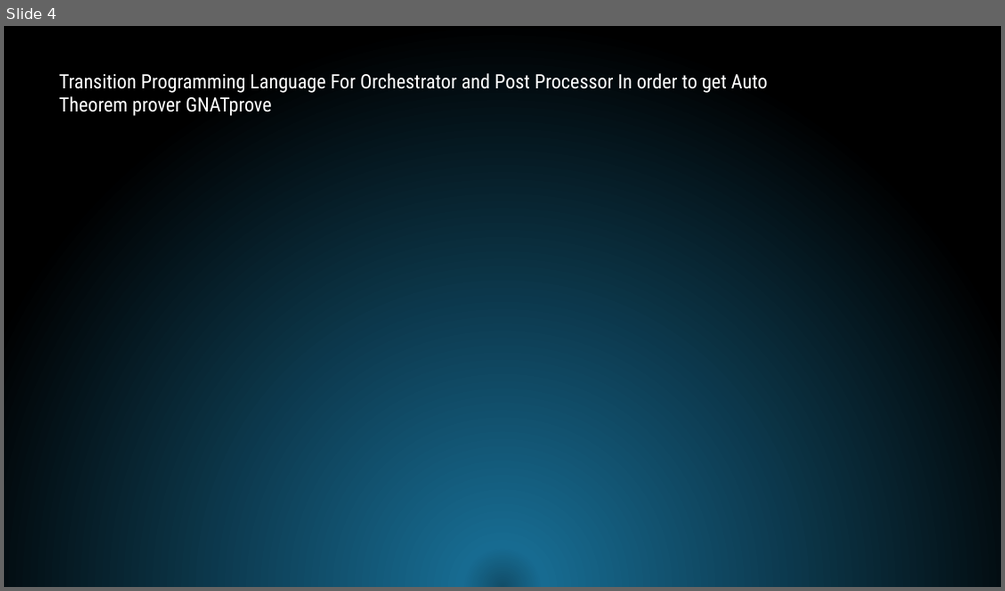
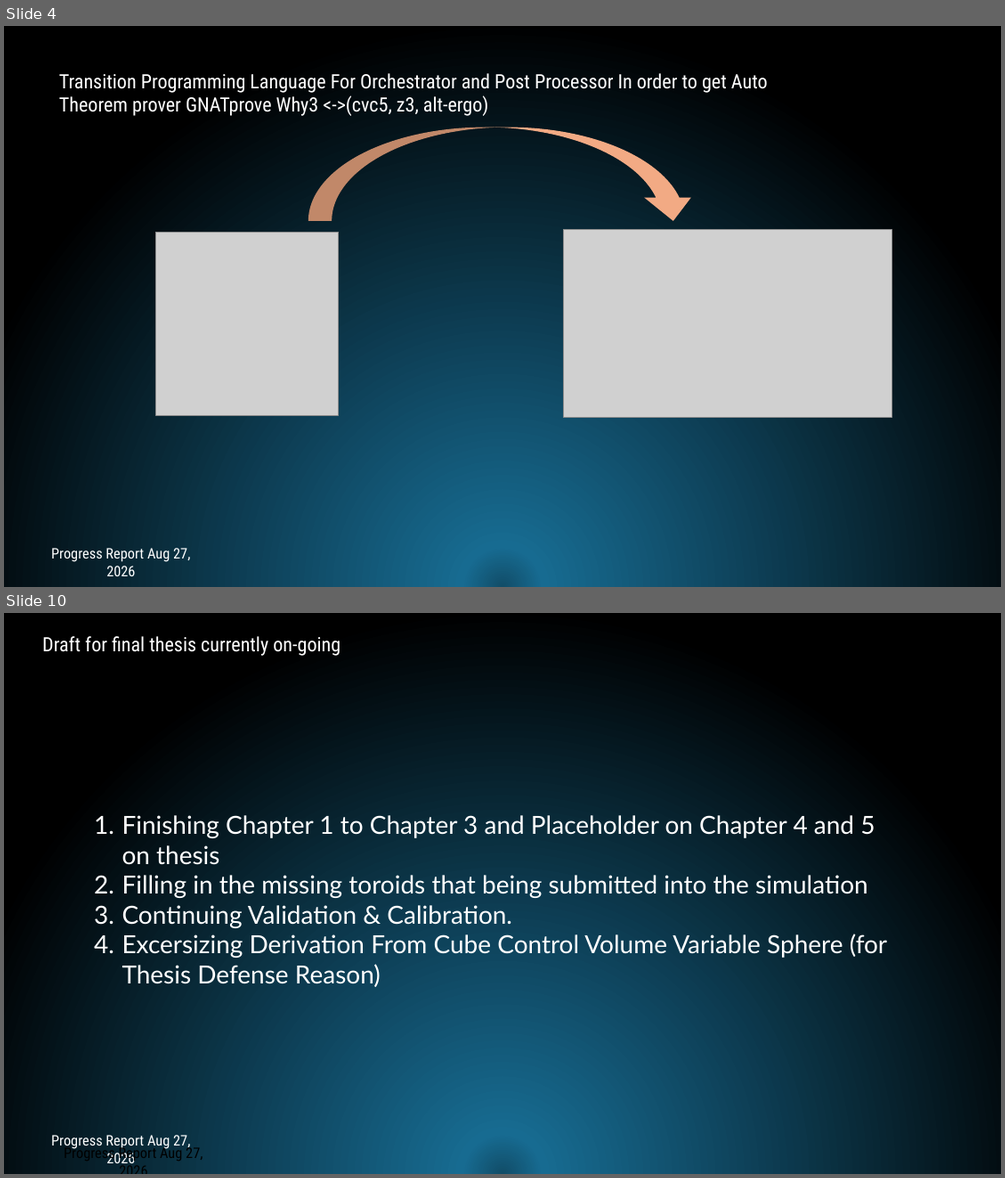
Before and after one commit to albertstarfield/StellarOrion_HypersonicEdition, a slide deck: ProgressReport/Week 12/ProgressReport.pptx. Shown one above the other, each under a label of ours: slide 4 before the commit, slides 4 and 10 after it; the slides between them are not shown. The pictures are 1005x591 and 1005x1178 pixels, drawn with LibreOffice and Linux fonts; fonts in the diff are those of the drawing; grey boxes stand for pictures. Boxes give left, top, right and bottom in pixels: in the first picture for what was removed or moved away, otherwise in the second. Text is boxed around its words. In the diff, an @@ line names an element or a change of style, - is before the commit and + after.

Commit message:
chore: update week-12 progress report, sparta submodule state, and continuity ledger
- ProgressReport/Week 12/ProgressReport.pptx: refreshed presentation.
- sparta: record current submodule working-tree state.
- thoughts/ledgers/CONTINUITY_ses_fcba.md: continuity ledger update.

```diff
--- a/ProgressReport/Week 12/ProgressReport.pptx
+++ b/ProgressReport/Week 12/ProgressReport.pptx
@@ slide 10 added at [4, 613, 1001, 1174], background gradient #114D68 to #176B91 to #000000 @@
@@ text added at [42, 636, 340, 656], 19 pt, text #FFFFFF @@
+Draft for final thesis currently on-going
@@ text added at [122, 815, 887, 987], 24 pt, text #FFFFFF @@
+1. Finishing Chapter 1 to Chapter 3 and Placeholder on Chapter 4 and 5 on thesis
+2. Filling in the missing toroids that being submitted into the simulation
+3. Continuing Validation & Calibration.
+4. Excersizing Derivation From Cube Control Volume Variable Sphere (for Thesis Defense Reason)
@@ text added at [51, 1135, 190, 1151], 14 pt, text #000000 @@
+Progress Report Aug 27, 2026
@@ text added at [64, 1145, 202, 1167], 14 pt, text #FFFFFF @@
+Progress Report Aug 27, 2026
@@ slide 4 changed as well @@
@@ text at [59, 73, 768, 116]: text changed @@
-Transition Programming Language For Orchestrator and Post Processor In order to get Auto Theorem prover GNATprove
+Transition Programming Language For Orchestrator and Post Processor In order to get Auto Theorem prover GNATprove Why3 <->(cvc5, z3, alt-ergo)
@@ curved down arrow added at [308, 127, 696, 220], fill #F2AA84 @@
@@ picture added at [156, 232, 339, 415] @@
@@ picture added at [563, 230, 891, 417] @@
@@ text added at [51, 548, 190, 576], 14 pt, text #FFFFFF @@
+Progress Report Aug 27, 2026
```
Also in this commit, not shown: 1 other slide changed, 7 other slides added, 4 slides removed, 1 other file.
